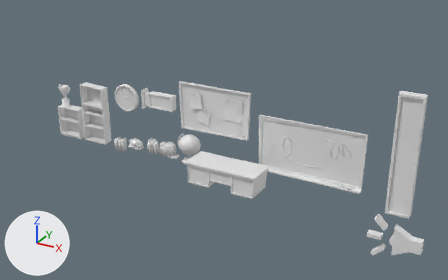
A saved change to the FBX model Assets/Environment/PropFactory.fbx.
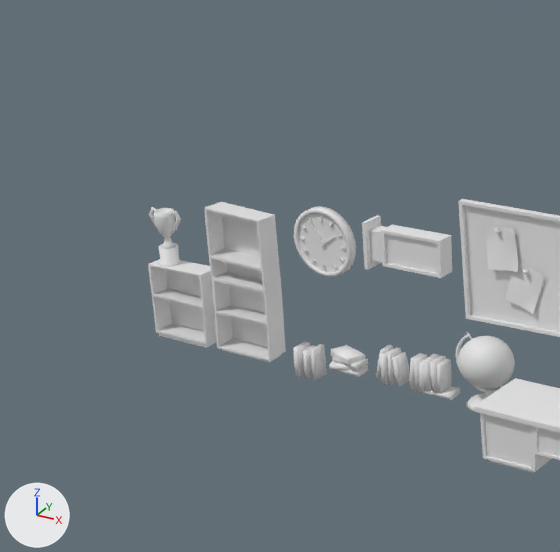
Each version appears first whole from a 50 mm lens placed at (9.27, -20.86, 11.8), pointed at (-1.83, -0.67, 1.71), and next in a close-up on the part from 0% to 49% of the width and 1% to 78% of the height. Arrows for +X, +Y and +Z are at lower left; the lights stay in place. Where no turn or scale is listed for an object, it has been applied to the vertices.

In view in the first close-up: 'BookPile', 'Books', 'Books.001', 'Clock', 'ExitSign', 'NoticeBoard', 'Prop_Globe', 'Prop_ShelvesUnit', 'Prop_ShelvesUnit.001', 'TeachersDesk', 'Trophee'.
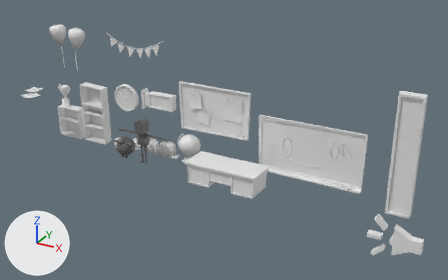
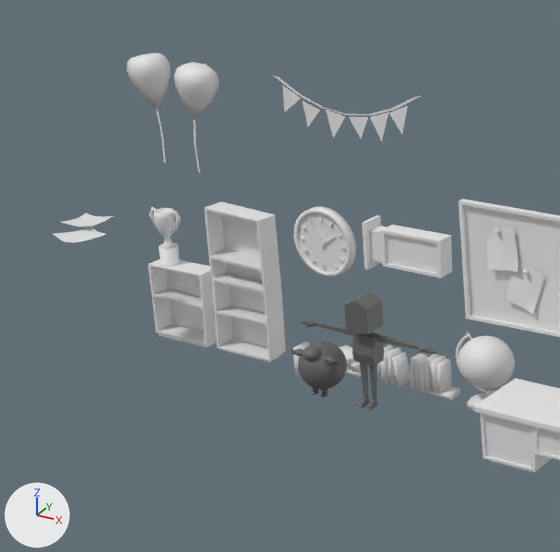
Where the newer file only moved an object's origin or applied its transform, the numbers keep the older frame.

What differs and where, as boxes [x1, y1, x2, y2] in the close-ups (560 x 552 px):
'Teacher', added
    after: [301, 292, 436, 411]
'Default_Kid', added
    after: [291, 341, 347, 397]
'baloon2', added
    after: [174, 62, 219, 173]
'balloon1', added
    after: [127, 53, 170, 163]
'Deco1', added
    after: [273, 75, 420, 141]
'NoticeBoard.001', added
    after: [53, 213, 113, 243]

Edits to the bpy script that builds the scene:
```text
Add mat_material:
    mat_material = principled_material('Material')
    mat_material.base_color = (0.133, 0.133, 0.133)  # dark grey #666666
Add me_cube_014:
    me_cube_014.from_pydata(...)  # 36 vertices, 32 faces; spans x -0.33..0.38, y -0.55..0.18, z -1.46..0.52
Add me_sphere_001:
    me_sphere_001.from_pydata(...)  # 2376 vertices, 2376 faces; spans x -0.494..0.494, y -0.349..0.484, z -0.007..0.94
    me_sphere_001.materials.append(mat_material)  # dark grey #666666
Add me_cube_013:
    me_cube_013.from_pydata(...)  # 32 vertices, 12 faces; spans x -1.49..1.57, y 0.0, z -0.46..0.51
Add me_cube_017:
    me_cube_017.from_pydata(...)  # 36 vertices, 32 faces; spans x -0.4..0.29, y -0.55..0.18, z -1.46..0.52
Add me_cube_019:
    me_cube_019.from_pydata(...)  # 254 vertices, 236 faces; spans x -1.36..1.36, y -0.22..0.22, z 0.0..2.0
    me_cube_019.materials.append(mat_material)  # dark grey #666666
Add me_cube_018:
    me_cube_018.from_pydata(...)  # 162 vertices, 128 faces; spans x -0.544..0.591, y -0.732..0.69, z -0.035..0.07
Add ob_baloon2:
    ob_baloon2 = bpy.data.objects.new('baloon2', me_cube_014)
    ob_baloon2.location = (-9.62, 0.01, 4.73)
Add ob_default_kid:
    ob_default_kid = bpy.data.objects.new('Default_Kid', me_sphere_001)
    ob_default_kid.location = (-6.65, -1.01, 0.0)
Add ob_deco1:
    ob_deco1 = bpy.data.objects.new('Deco1', me_cube_013)
    ob_deco1.location = (-6.58, 0.01, 4.73)
Add ob_balloon1:
    ob_balloon1 = bpy.data.objects.new('balloon1', me_cube_017)
    ob_balloon1.location = (-10.62, 0.01, 4.81)
Add ob_teacher:
    ob_teacher = bpy.data.objects.new('Teacher', me_cube_019)
    ob_teacher.location = (-5.66, -1.01, 0.0)
Add ob_noticeboard_001:
    ob_noticeboard_001 = bpy.data.objects.new('NoticeBoard.001', me_cube_018)
    ob_noticeboard_001.location = (-10.87, -1.97, 2.61)
```
